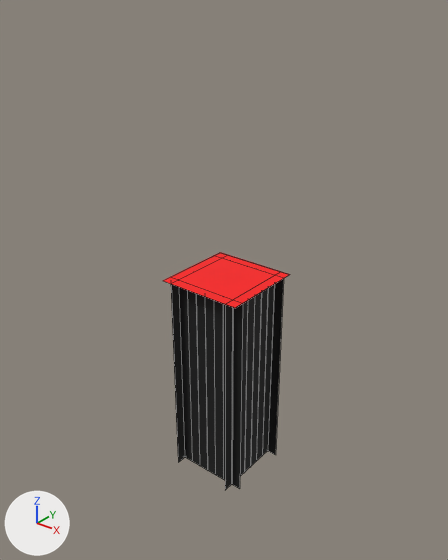
The Blender file Assets/blocks/board.blend, before and after one commit.
Both versions are drawn from a 50 mm lens placed at (38.4, -48.5, 54.7), pointed at (-0.2, -0.3, 24.8). The lights are fixed; the arrows at lower left show +X, +Y and +Z. Mesh edges are drawn as thin lines.

In view in the first picture: 'Body', 'DeadLine', 'Grid'.
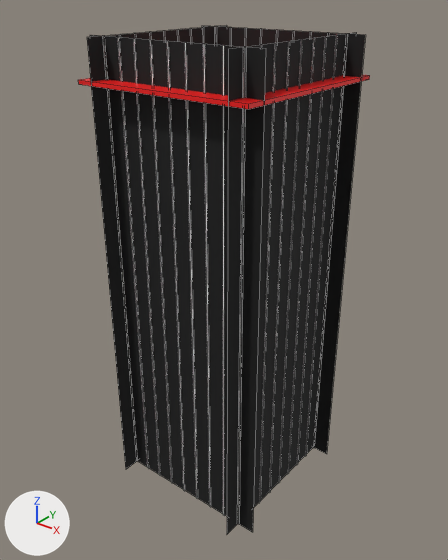
Pixel boxes [x1, y1, x2, y2] of what changed, in the pictures (448 x 560 px):
'Body', reshaped, moved
    before: [171, 279, 284, 490]
    after: [87, 25, 365, 534]
'Grid', reshaped, moved
    before: [179, 293, 274, 480]
    after: [103, 26, 347, 524]
'DeadLine', moved, rescaled
    before: [163, 252, 290, 308]
    after: [78, 74, 370, 109]
part 2 of me_grid, deleted
    before: [179, 293, 274, 480]
part 3 of me_grid, added
    after: [103, 26, 347, 524]

Patch to the scene script:
```diff
--- a/Assets/blocks/board.blend.py
+++ b/Assets/blocks/board.blend.py
@@ mat_grdi_met @@
+mat_grdi_met = principled_material('Grdi_met')
+mat_grdi_met.base_color = (0.8, 0.8, 0.8)  # white #e7e7e7
@@ me_body @@
 me_body.from_pydata(...)  # 20 vertices, 5 faces; spans x -5.0..5.0, y -5.0..5.0, z -12.5..12.5
 # used by ob_body; location = (0.0, 0.0, 12.5)
-me_body.vertices[4].co = (5.0, 3.8, 12.5)  # pixel (283, 278)
-me_body.vertices[5].co = (5.0, 3.7, -12.5)  # pixel (275, 455)
-me_body.vertices[6].co = (-5.0, 3.8, 12.5)  # pixel (213, 255)
-me_body.vertices[7].co = (-5.0, 3.7, -12.5)
-me_body.vertices[8].co = (-5.0, -3.8, 12.5)  # pixel (170, 276)
-me_body.vertices[9].co = (-5.0, -3.7, -12.5)  # pixel (177, 452)
-me_body.vertices[10].co = (5.0, -3.8, 12.5)  # pixel (242, 303)
-me_body.vertices[11].co = (5.0, -3.8, -12.5)  # pixel (239, 488)
-me_body.vertices[12].co = (-3.8, 5.0, 12.5)  # pixel (228, 255)
-me_body.vertices[13].co = (-3.8, 5.0, -12.5)
-me_body.vertices[14].co = (-3.8, -5.0, 12.5)  # pixel (171, 283)
-me_body.vertices[15].co = (-3.7, -5.0, -12.5)  # pixel (178, 462)
-me_body.vertices[16].co = (3.8, -5.0, 12.5)  # pixel (225, 304)
-me_body.vertices[17].co = (3.7, -5.0, -12.5)  # pixel (225, 490)
-me_body.vertices[18].co = (3.8, 5.0, 12.5)  # pixel (280, 271)
-me_body.vertices[19].co = (3.7, 5.0, -12.5)
+# me_body part 1
+me_body.vertices[4].co = (8.0, -10.0, 25.0)  # pixel (228, 48)
+me_body.vertices[5].co = (8.0, -10.0, -25.0)  # pixel (226, 534)
+me_body.vertices[6].co = (8.0, 10.0, 25.0)  # pixel (356, 32)
+me_body.vertices[7].co = (8.0, 10.0, -25.0)
+me_body.vertices[8].co = (-10.0, -8.0, 25.0)  # pixel (89, 34)
+me_body.vertices[9].co = (-10.0, -8.0, -25.0)
+me_body.vertices[10].co = (10.0, -8.0, 25.0)  # pixel (265, 48)
+me_body.vertices[11].co = (10.0, -8.0, -25.0)  # pixel (252, 532)
+me_body.vertices[12].co = (10.0, 8.0, 25.0)  # pixel (365, 34)
+me_body.vertices[13].co = (10.0, 8.0, -25.0)  # pixel (326, 454)
+me_body.vertices[14].co = (-10.0, 8.0, 25.0)  # pixel (201, 25)
+me_body.vertices[15].co = (-10.0, 8.0, -25.0)
+me_body.vertices[16].co = (-8.0, 10.0, 25.0)  # pixel (226, 25)
+me_body.vertices[17].co = (-8.0, 10.0, -25.0)
+me_body.vertices[18].co = (-8.0, -10.0, 25.0)  # pixel (86, 37)
+me_body.vertices[19].co = (-8.0, -10.0, -25.0)  # pixel (125, 469)
 me_body.materials.append(mat_body_met)
@@ me_grid @@
 # used by ob_grid; location = (0.0, 0.0, 12.5)
-me_grid.from_pydata(...)  # 116 vertices, 29 faces; spans x -3.8..3.8, y -3.8..3.8, z -12.5..12.5
-me_grid.materials.append(mat_grid)  # grey #777777
+me_grid.from_pydata(...)  # 148 vertices, 37 faces; spans x -8.1..8.1, y -8.1..8.1, z -25.0..25.0
+# me_grid part 2: 28 loose pieces with 112 vertices, spanning x -3.8..3.8, y -3.8..3.8, z -12.5..12.5, are deleted
+# me_grid part 3
+# 72 vertices are added at x -8.1..8.1, y -8.1..8.1, z -25.0
+# 72 new vertices lie (0.0, 0.0, 50.0) away from vertices in x -8.1..8.1, y -8.1..8.1, z -25.0
+# 36 new faces join them
+me_grid.materials.append(mat_grdi_met)  # white #e7e7e7
@@ ob_body @@
 ob_body = bpy.data.objects.new('Body', me_body)
-ob_body.location = (0.0, 0.0, 12.5)
+ob_body.location = (0.0, 0.0, 25.0)
@@ ob_grid @@
 ob_grid = bpy.data.objects.new('Grid', me_grid)
-ob_grid.location = (0.0, 0.0, 12.5)
+ob_grid.location = (0.0, 0.0, 25.0)
@@ ob_deadline @@
 ob_deadline = bpy.data.objects.new('DeadLine', me_deadline)
-ob_deadline.location = (0.0, 0.0, 25.0)
-ob_deadline.scale = (5.0, 5.0, 0.02)
+ob_deadline.location = (0.0, 0.0, 46.0)
+ob_deadline.scale = (9.9, 9.9, 0.2)
```
